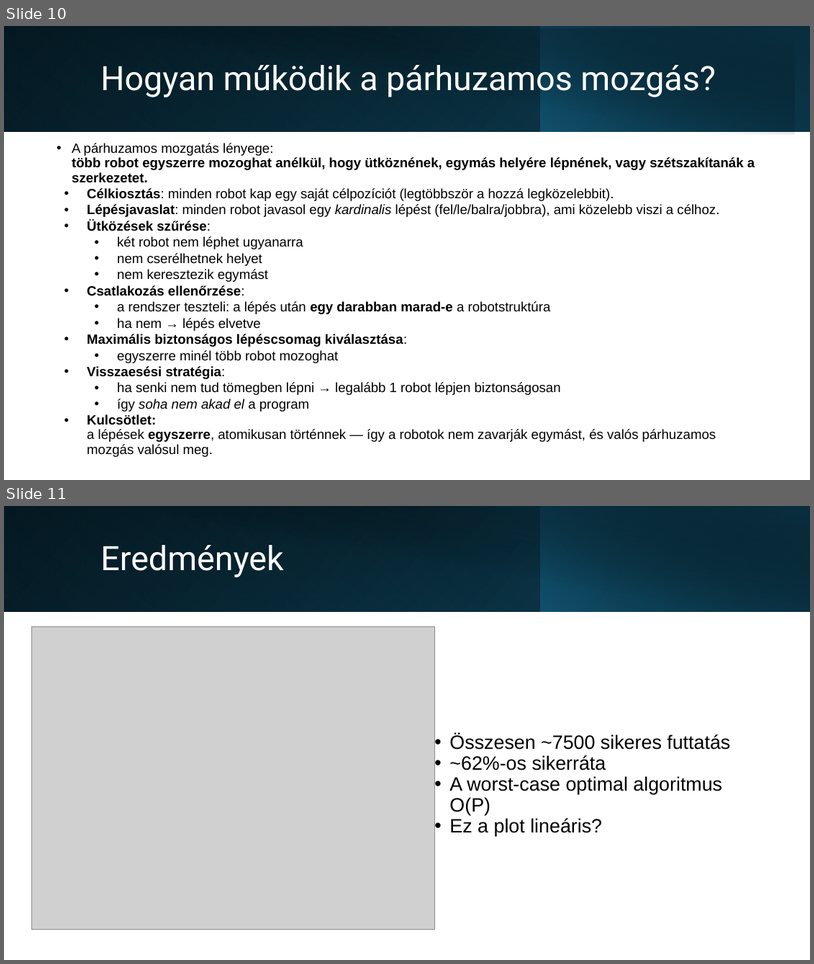
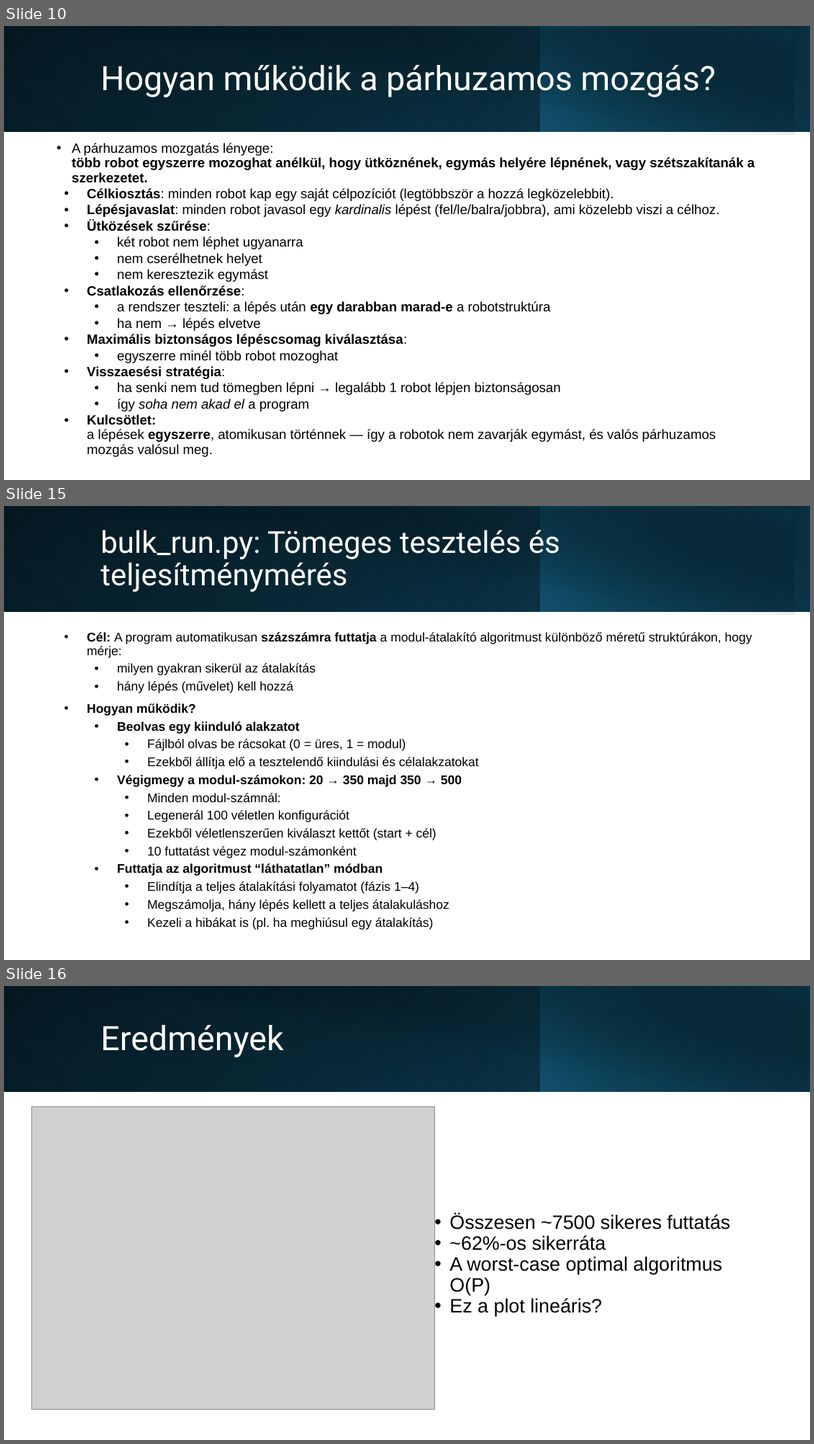
Before and after one commit to xlykoi/Szamitogepes-halozatok, a slide deck: Short_presentation.pptx. Shown one above the other, each under a label of ours: slides 10 and 11 before the commit, slides 10, 15 and 16 after it; the slides between them are not shown. The pictures are 814x964 and 814x1444 pixels, drawn with LibreOffice and Linux fonts; fonts in the diff are those of the drawing; grey boxes stand for pictures. Boxes give left, top, right and bottom in pixels: in the first picture for what was removed or moved away, otherwise in the second. Text is boxed around its words. In the diff, an @@ line names an element or a change of style, - is before the commit and + after.

```diff
--- a/Short_presentation.pptx
+++ b/Short_presentation.pptx
@@ slide 15 added at bbox=[4, 506, 810, 960], background #FFFFFF @@
@@ rectangle added at bbox=[4, 506, 810, 611], fill gradient #000000 to #0F4861 @@
@@ rectangle added at bbox=[4, 506, 541, 611], fill gradient #156082 to #0A3041 @@
@@ rectangle added at bbox=[19, 508, 795, 614], fill gradient #000000 to #0A3041 @@
@@ rectangle added at bbox=[540, 506, 810, 611], fill gradient #156082 to #000000 @@
@@ title added at bbox=[100, 530, 561, 592], 36 pt, text #FFFFFF @@
+bulk_run.py: Tömeges tesztelés és teljesítménymérés
@@ text added at bbox=[87, 632, 753, 929], 15 pt, text #000000 @@
+• Cél: A program automatikusan százszámra futtatja a modul-átalakító algoritmust különböző méretű struktúrákon, hogy mérje:
+  • milyen gyakran sikerül az átalakítás
+  • hány lépés (művelet) kell hozzá
+• Hogyan működik?
+  • Beolvas egy kiinduló alakzatot
+    • Fájlból olvas be rácsokat (0 = üres, 1 = modul)
+    • Ezekből állítja elő a tesztelendő kiindulási és célalakzatokat
+  • Végigmegy a modul-számokon: 20 → 350 majd 350 → 500
+    • Minden modul-számnál:
+    • Legenerál 100 véletlen konfigurációt
+    • Ezekből véletlenszerűen kiválaszt kettőt (start + cél)
+    • 10 futtatást végez modul-számonként
+  • Futtatja az algoritmust “láthatatlan” módban
+    • Elindítja a teljes átalakítási folyamatot (fázis 1–4)
+    • Megszámolja, hány lépés kellett a teljes átalakuláshoz
+    • Kezeli a hibákat is (pl. ha meghiúsul egy átalakítás)
@@ what was slide 11 is now slide 16 @@
```
Also in this commit, not shown: 4 other slides added.
